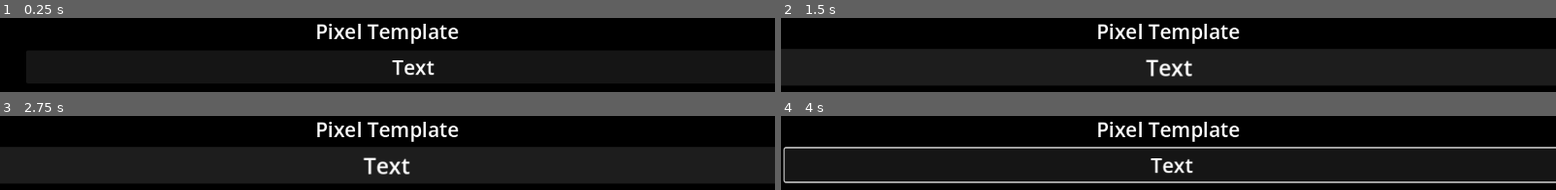
Above: before the commit, frames 1-4 (two rows, left to right).
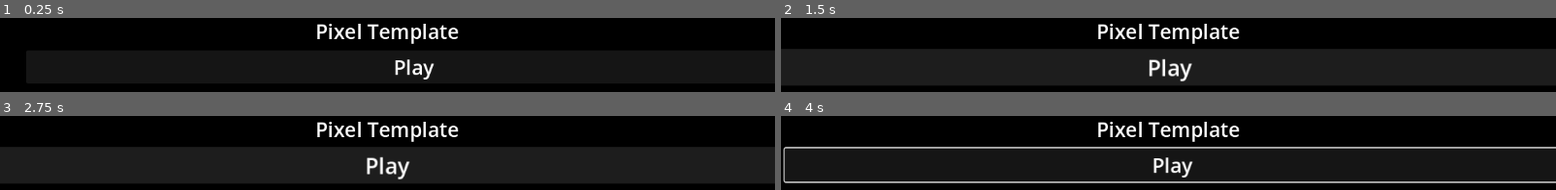
Above: after the commit, the same moments.

Repository: PixelSaver/cat-debt
Game: Godot game, scene res://scenes/main.tscn
Two runs of this game, one before a commit and one after it. Both use one fixed random seed, a clock stepped at 60 frames per second and the inputs below.
Inputs (mouse positions are in pixels of both pictures, inside the frame that each line leads up to):
- Up to frame 1 (0.25 s): no input
- Up to frame 2 (1.5 s): click (1168, 66) at 0.5 s, where only the run before the commit has a clickable "Text"; click (1168, 66) at 1.25 s, where only the run after the commit has a clickable "Play"
- Up to frame 3 (2.75 s): click (387, 164) at 2 s, where only the run after the commit has a clickable "Play"
- Up to frame 4 (4 s): tap Enter at 2.75 s; move the mouse to (outside the picture) at 2.77 s; hold Right 2.78-3.5 s; tap W (w) at 2.85 s; click (outside the picture) at 2.92 s; drag from (outside the picture) to (outside the picture) at 3.52 s

The runs differ from the first frame. In frame 1, 0.7% of the frame differs, in the area x 50-57%, y 55-84%; in frame 2, 0.9%, in the area x 47-54%, y 54-86%; in frame 3, 0.9%; in frame 4, 0.7%.

Commit message:
Added menu and working play button

Diff:
--- a/project.godot
+++ b/project.godot
@@ -10,7 +10,7 @@
 
 [application]
 
-config/name="Godot Template"
+config/name="Cat Debt"
 run/main_scene="uid://q0esenm26lh6"
 config/features=PackedStringArray("4.7", "GL Compatibility")
 config/icon="res://assets/icon.svg"
--- a/scenes/start_menu.gd
+++ b/scenes/start_menu.gd
@@ -1,12 +1,27 @@
 extends PixelMenu
 class_name StartMenu
 
+@export var buttons : Array[Button]
 var ts : Array[Tweenable]
 var t : Tween
+
+func _ready() -> void:
+	for button in buttons:
+		button.pressed.connect(Callable(_on_button_pressed)\
+			.bind(button.name))
 
 func _process(_delta: float) -> void:
 	if Input.is_action_just_pressed("w"):
 		start_anim()
+
+func _on_button_pressed(name:String) -> void:
+	match name.to_lower():
+		"play":
+			pass
+			print("play")
+			#Global.menu_manager.transition_to_scene()
+		"quit":
+			pass
 
 func start_anim():
 	ts = get_all_tweenables(self)
--- a/scenes/start_menu.tscn
+++ b/scenes/start_menu.tscn
@@ -4,7 +4,7 @@
 [ext_resource type="Script" uid="uid://c0u7qfxc13dqh" path="res://scenes/start_menu.gd" id="2_h61rw"]
 [ext_resource type="PackedScene" uid="uid://bk1srw633oqx8" path="res://utilities/ui/menus/default_button.tscn" id="3_fcv5n"]
 
-[node name="StartMenu" type="Control" unique_id=1864635507]
+[node name="StartMenu" type="Control" unique_id=1864635507 node_paths=PackedStringArray("buttons")]
 layout_mode = 3
 anchors_preset = 15
 anchor_right = 1.0
@@ -13,6 +13,7 @@
 grow_vertical = 2
 theme = ExtResource("1_m7x51")
 script = ExtResource("2_h61rw")
+buttons = [NodePath("VBoxContainer/Play")]
 metadata/_custom_type_script = "uid://e0s6oeo4pcwr"
 
 [node name="BG" type="ColorRect" parent="." unique_id=134580661]
@@ -46,13 +47,15 @@
 layout_mode = 2
 mouse_filter = 1
 
-[node name="DefaultButton" parent="VBoxContainer" unique_id=418678843 instance=ExtResource("3_fcv5n")]
+[node name="Play" parent="VBoxContainer" unique_id=418678843 instance=ExtResource("3_fcv5n")]
 layout_mode = 2
 
-[node name="Panel" parent="VBoxContainer/DefaultButton" index="0" unique_id=1586527438]
+[node name="Panel" parent="VBoxContainer/Play" index="0" unique_id=1586527438]
 mouse_filter = 1
 
-[node name="Text" parent="VBoxContainer/DefaultButton" index="1" unique_id=1745176857]
+[node name="Text" parent="VBoxContainer/Play" index="1" unique_id=1745176857]
 mouse_filter = 1
+text = "Play
+"
 
-[editable path="VBoxContainer/DefaultButton"]
+[editable path="VBoxContainer/Play"]
--- a/standalones/global.gd
+++ b/standalones/global.gd
@@ -4,3 +4,5 @@
 	START,
 }
 var state: States = States.START
+
+var menu_manager : PixelMenuManager
--- a/utilities/ui/pixel_menu_manager.gd
+++ b/utilities/ui/pixel_menu_manager.gd
@@ -29,5 +29,6 @@
 	current_scene.start_anim()
 
 func _ready() -> void:
+	Global.menu_manager = self
 	if first_scene:
 		transition_to_scene(first_scene)
